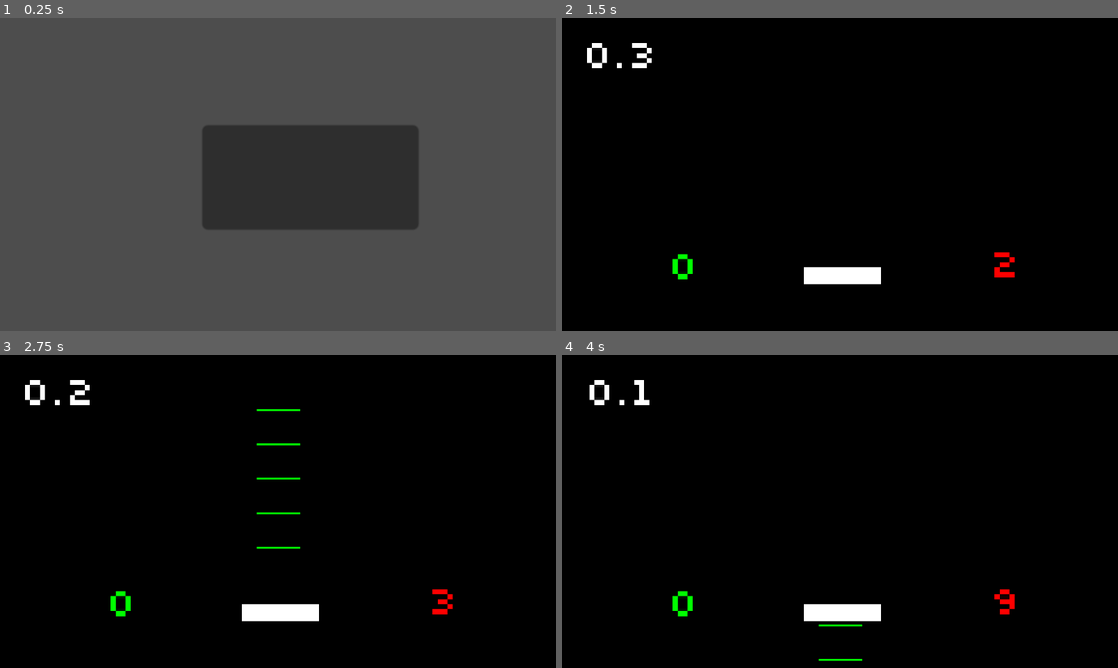
Above: before the commit, frames 1-4 (two rows, left to right).
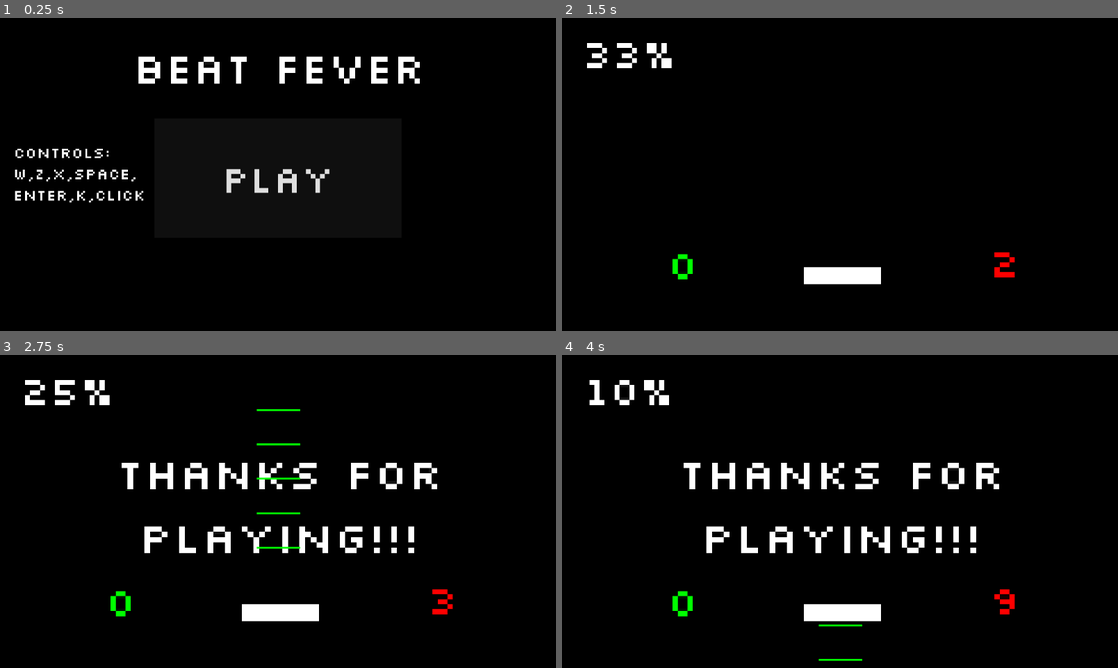
Above: after the commit, the same moments.

Repository: FireEntity1/beat-fever
Game: Godot game, scene res://title.tscn
Same seed, same stepped clock (60 frames per second), same inputs: the game is played once before the commit and once after it. Sound files missing from this copy of the repository are replaced by a short silence.
Inputs (mouse positions are in pixels of both pictures, inside the frame that each line leads up to; where the layout moved, square brackets give the same spot in the first picture):
- Up to frame 1 (0.25 s): no input
- Up to frame 2 (1.5 s): click (840, 177) [873, 177] at 0.5 s; tap Enter at 1.25 s; move the mouse to (962, 158) at 1.27 s; click (962, 158) at 1.35 s
- Up to frame 3 (2.75 s): move the mouse to (166, 527) at 2.02 s; click (166, 527) at 2.1 s
- Up to frame 4 (4 s): move the mouse to (895, 442) at 2.77 s; click (895, 442) at 2.85 s; move the mouse to (812, 574) at 3.52 s; click (812, 574) at 3.6 s

The runs differ from the first frame. In frame 1, 100% of the frame differs, in the area x 0-100%, y 0-100%; in frame 2, 0.6%; in frame 3, 3.8%; in frame 4, 3.9%.

Commit message:
Title+Export

Diff:
--- a/end.gd
+++ b/end.gd
@@ -279,8 +279,8 @@
 			hits += 1
 	$hits.text = str(hits)
 	$misses.text = str(misses)
-	$accuracy.text = str(accuracy)
-	accuracy = (float(hits)+1)/(float(total)+1)
+	$accuracy.text = str(accuracy*100) + "%"
+	accuracy = round_to_dec((float(hits)+1)/(float(total)+1), 2)
 
 func _on_area_entered(area):
 	isInArea = true
@@ -302,3 +302,9 @@
 
 func _on_miss_area_entered(area):
 	misses += 1
+
+func round_to_dec(num, digit):
+	return round(num * pow(10.0, digit)) / pow(10.0, digit)
+
+func _on_music_finished():
+	$finishText.modulate.a = 1
--- a/main.tscn
+++ b/main.tscn
@@ -10,6 +10,9 @@
 size = Vector2(20, 16.4227)
 
 [sub_resource type="Theme" id="Theme_uaddx"]
+default_font = ExtResource("4_detxu")
+
+[sub_resource type="Theme" id="Theme_ehdrb"]
 default_font = ExtResource("4_detxu")
 
 [sub_resource type="RectangleShape2D" id="RectangleShape2D_bqcyk"]
@@ -53,10 +56,11 @@
 [node name="accuracy" type="Label" parent="end"]
 offset_left = -561.0
 offset_top = -521.0
-offset_right = -521.0
+offset_right = -513.0
 offset_bottom = -498.0
 scale = Vector2(5.14813, 5.14813)
 theme = SubResource("Theme_uaddx")
+text = "0.00"
 horizontal_alignment = 1
 text_overrun_behavior = 1
 
@@ -68,6 +72,18 @@
 offset_bottom = -61.0
 scale = Vector2(5.14813, 5.14813)
 theme = SubResource("Theme_uaddx")
+horizontal_alignment = 1
+
+[node name="finishText" type="Label" parent="end"]
+modulate = Color(1, 1, 1, 0)
+offset_left = -349.0
+offset_top = -353.0
+offset_right = -231.0
+offset_bottom = -308.0
+scale = Vector2(5.94495, 5.51328)
+theme = SubResource("Theme_ehdrb")
+text = "Thanks for
+playing!!!"
 horizontal_alignment = 1
 
 [node name="MainCam" type="Camera2D" parent="."]
@@ -86,4 +102,5 @@
 [connection signal="area_entered" from="end" to="end" method="_on_area_entered"]
 [connection signal="area_exited" from="end" to="end" method="_on_area_exited"]
 [connection signal="timeout" from="end/songTimer" to="end" method="_on_bpm_timer_timeout"]
+[connection signal="finished" from="end/Music" to="end" method="_on_music_finished"]
 [connection signal="area_entered" from="miss" to="end" method="_on_miss_area_entered"]
--- a/title.tscn
+++ b/title.tscn
@@ -1,15 +1,57 @@
-[gd_scene load_steps=2 format=3 uid="uid://bj78frgdr2ne4"]
+[gd_scene load_steps=6 format=3 uid="uid://bj78frgdr2ne4"]
 
+[ext_resource type="FontFile" uid="uid://dn4uv655m5tr1" path="res://Sprites/silkscreen.ttf" id="1_npbdx"]
+[ext_resource type="Texture2D" uid="uid://bju38wtmv64o5" path="res://Sprites/bg.png" id="1_pw7fc"]
 [ext_resource type="Script" path="res://title.gd" id="1_yve06"]
+
+[sub_resource type="Theme" id="Theme_2o1l1"]
+default_font = ExtResource("1_npbdx")
+
+[sub_resource type="Theme" id="Theme_hwq6s"]
+default_font = ExtResource("1_npbdx")
 
 [node name="title" type="Node2D"]
 
+[node name="Bg" type="Sprite2D" parent="."]
+position = Vector2(8, 1)
+scale = Vector2(9.41579, 9.41579)
+texture = ExtResource("1_pw7fc")
+
 [node name="Button" type="Button" parent="."]
-offset_left = 419.0
-offset_top = 222.0
-offset_right = 531.0
-offset_bottom = 276.0
-scale = Vector2(4.00415, 4.00415)
+offset_left = -256.0
+offset_top = -116.0
+offset_right = 1395.0
+offset_bottom = 680.0
+scale = Vector2(0.310316, 0.310316)
+theme = SubResource("Theme_2o1l1")
+theme_override_colors/icon_normal_color = Color(0, 0, 0, 1)
+theme_override_colors/icon_pressed_color = Color(0.0768358, 0.0768358, 0.0768358, 1)
+theme_override_colors/icon_hover_color = Color(0.244776, 0.244776, 0.244776, 1)
+theme_override_font_sizes/font_size = 250
+text = "play"
 script = ExtResource("1_yve06")
 
+[node name="Camera2D" type="Camera2D" parent="."]
+
+[node name="Label" type="Label" parent="."]
+offset_left = -300.0
+offset_top = -283.0
+offset_right = -192.0
+offset_bottom = -260.0
+scale = Vector2(5.60443, 5.60443)
+theme = SubResource("Theme_hwq6s")
+text = "BEAT FEVER"
+
+[node name="Label2" type="Label" parent="."]
+offset_left = -548.0
+offset_top = -67.0
+offset_right = -121.0
+offset_bottom = 224.0
+scale = Vector2(0.642954, 0.642954)
+theme = SubResource("Theme_hwq6s")
+theme_override_font_sizes/font_size = 50
+text = "Controls:
+W,Z,X,SPACE,
+ENTER,K,CLICK"
+
 [connection signal="button_up" from="Button" to="Button" method="_on_button_up"]
Not shown, added: export/Beat Fever.apple-touch-icon.png.import
Not shown, added: export/Beat Fever.icon.png.import
Not shown, added: export/Beat Fever.png.import
Not shown, added: export_presets.cfg
Not shown: 1 places in main.tscn that only renumber resources
Not shown, added: export/Beat Fever.apple-touch-icon.png
Not shown, added: export/Beat Fever.audio.worklet.js
Not shown, added: export/Beat Fever.html
Not shown, added: export/Beat Fever.icon.png
Not shown, added: export/Beat Fever.js
Not shown, added: export/Beat Fever.pck
Not shown, added: export/Beat Fever.png
(and 2 more such lines)
